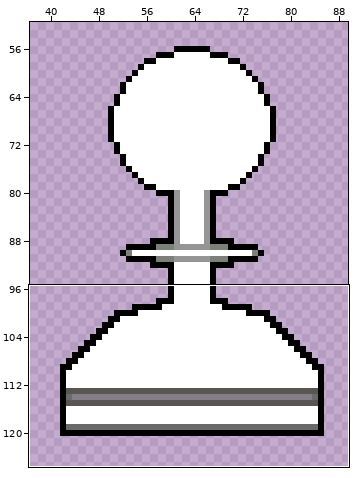
Pixel-art file, stored at aseprite/Pawn_White.aseprite. The picture above shows the old version from afar; the outline marks the close-up.
Close-up. The starting point:
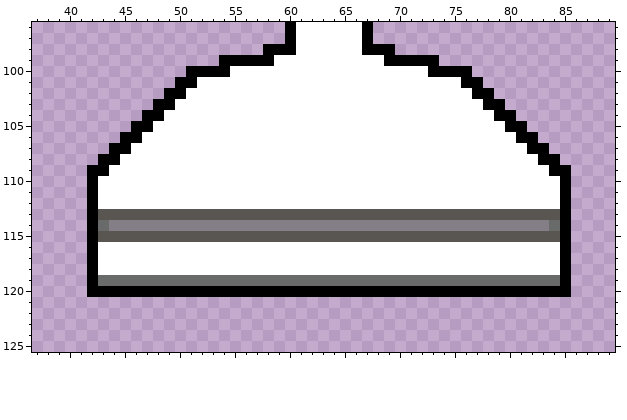
128x128 pixels, 1 frame. Shown: x 37..89, y 96..125. The wide view leaves out empty margins.
Now the later version:
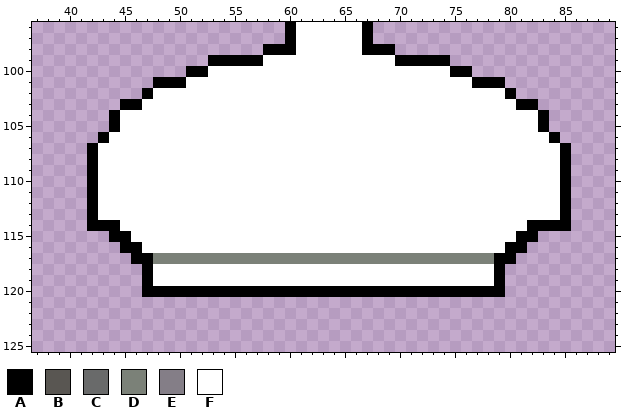
Palette (. is transparent): A #000000  B #595652  C #696a6a  D #7b8178  E #847e87  F #ffffff
Diff:
@@ x 37..89 @@
  98 .....................AAAFFFFFFAAA....................
- 99 .................AAAAAFFFFFFFFFFAAAAA................
-100 ..............AAAAFFFFFFFFFFFFFFFFFFAAAA.............
-101 .............AAFFFFFFFFFFFFFFFFFFFFFFFFAA............
-102 ............AAFFFFFFFFFFFFFFFFFFFFFFFFFFAA...........
-103 ...........AAFFFFFFFFFFFFFFFFFFFFFFFFFFFFAA..........
-104 ..........AAFFFFFFFFFFFFFFFFFFFFFFFFFFFFFFAA.........
-105 .........AAFFFFFFFFFFFFFFFFFFFFFFFFFFFFFFFFAA........
-106 ........AAFFFFFFFFFFFFFFFFFFFFFFFFFFFFFFFFFFAA.......
-107 .......AAFFFFFFFFFFFFFFFFFFFFFFFFFFFFFFFFFFFFAA......
-108 ......AAFFFFFFFFFFFFFFFFFFFFFFFFFFFFFFFFFFFFFFAA.....
-109 .....AAFFFFFFFFFFFFFFFFFFFFFFFFFFFFFFFFFFFFFFFFAA....
+ 99 ................AAAAAFFFFFFFFFFFFAAAAA...............
+100 ..............AAFFFFFFFFFFFFFFFFFFFFFFAA.............
+101 ...........AAAFFFFFFFFFFFFFFFFFFFFFFFFFFAAA..........
+102 ..........AFFFFFFFFFFFFFFFFFFFFFFFFFFFFFFFFA.........
+103 ........AAFFFFFFFFFFFFFFFFFFFFFFFFFFFFFFFFFFAA.......
+104 .......AFFFFFFFFFFFFFFFFFFFFFFFFFFFFFFFFFFFFFFA......
+105 .......AFFFFFFFFFFFFFFFFFFFFFFFFFFFFFFFFFFFFFFA......
+106 ......AFFFFFFFFFFFFFFFFFFFFFFFFFFFFFFFFFFFFFFFFA.....
+107 .....AFFFFFFFFFFFFFFFFFFFFFFFFFFFFFFFFFFFFFFFFFFA....
+108 .....AFFFFFFFFFFFFFFFFFFFFFFFFFFFFFFFFFFFFFFFFFFA....
+109 .....AFFFFFFFFFFFFFFFFFFFFFFFFFFFFFFFFFFFFFFFFFFA....
 110 .....AFFFFFFFFFFFFFFFFFFFFFFFFFFFFFFFFFFFFFFFFFFA....
@@ x 37..89 @@
 112 .....AFFFFFFFFFFFFFFFFFFFFFFFFFFFFFFFFFFFFFFFFFFA....
-113 .....ABBBBBBBBBBBBBBBBBBBBBBBBBBBBBBBBBBBBBBBBBBA....
-114 .....ACEEEEEEEEEEEEEEEEEEEEEEEEEEEEEEEEEEEEEEEECA....
-115 .....ABBBBBBBBBBBBBBBBBBBBBBBBBBBBBBBBBBBBBBBBBBA....
-116 .....AFFFFFFFFFFFFFFFFFFFFFFFFFFFFFFFFFFFFFFFFFFA....
-117 .....AFFFFFFFFFFFFFFFFFFFFFFFFFFFFFFFFFFFFFFFFFFA....
-118 .....AFFFFFFFFFFFFFFFFFFFFFFFFFFFFFFFFFFFFFFFFFFA....
-119 .....ACCCCCCCCCCCCCCCCCCCCCCCCCCCCCCCCCCCCCCCCCCA....
-120 .....AAAAAAAAAAAAAAAAAAAAAAAAAAAAAAAAAAAAAAAAAAAA....
+113 .....AFFFFFFFFFFFFFFFFFFFFFFFFFFFFFFFFFFFFFFFFFFA....
+114 .....AAAFFFFFFFFFFFFFFFFFFFFFFFFFFFFFFFFFFFFFAAAA....
+115 .......AAFFFFFFFFFFFFFFFFFFFFFFFFFFFFFFFFFFFAA.......
+116 ........AAFFFFFFFFFFFFFFFFFFFFFFFFFFFFFFFFFAA........
+117 .........AADDDDDDDDDDDDDDDDDDDDDDDDDDDDDDDAA.........
+118 ..........AFFFFFFFFFFFFFFFFFFFFFFFFFFFFFFFA..........
+119 ..........AFFFFFFFFFFFFFFFFFFFFFFFFFFFFFFFA..........
+120 ..........AAAAAAAAAAAAAAAAAAAAAAAAAAAAAAAAA..........
 121 .....................................................
Where, in picture pixels (left, top, right, bottom), the same in both close-ups:
changed: (87, 55, 571, 297)
